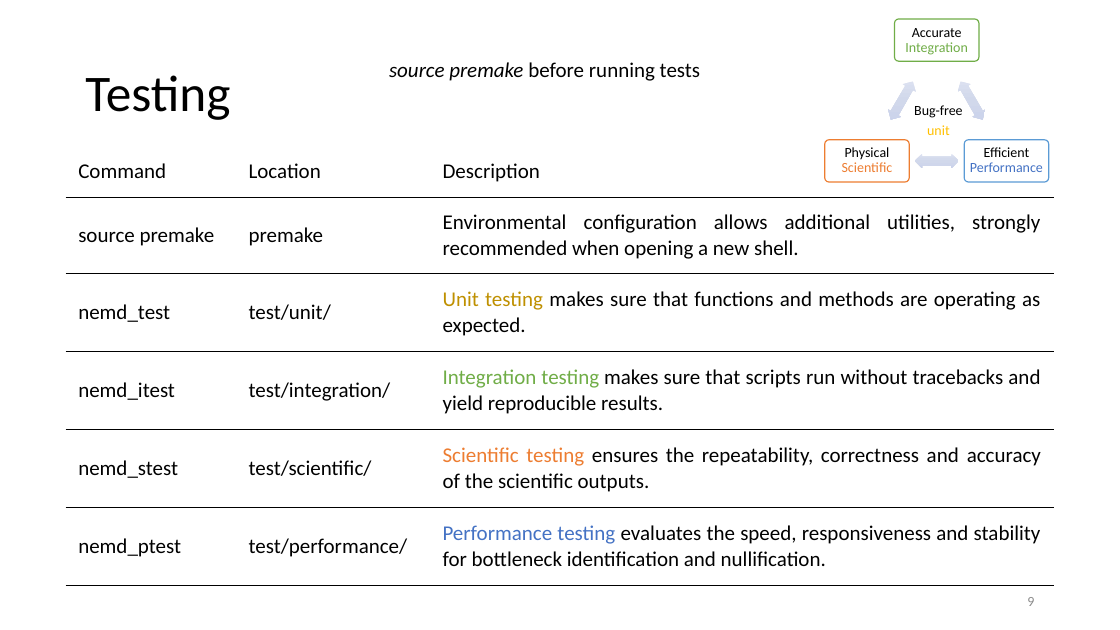
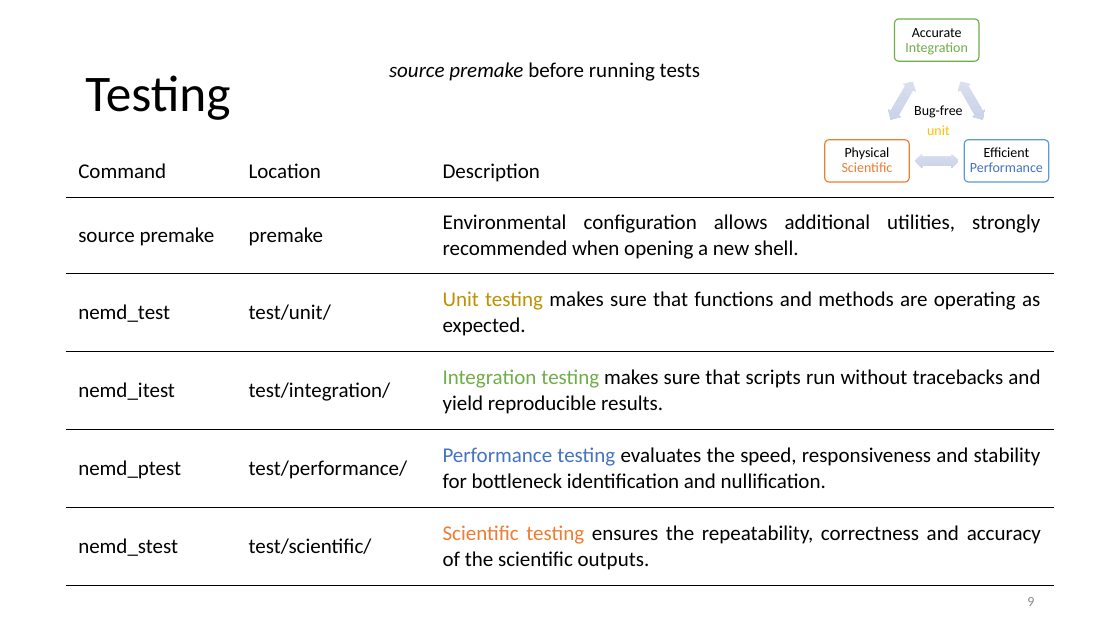
Before and after one commit to zhteg4pvt/nemd, a slide deck: slide 9 of docs/power_point/nemd.pptx. Drawn at 1120x630 pixels with LibreOffice and Linux fonts; fonts in the diff are those of the drawing. Boxes give left, top, right and bottom in pixels: in the first picture for what was removed or moved away, otherwise in the second. Text is boxed around its words. In the diff, an @@ line names an element or a change of style, - is before the commit and + after.

```diff
--- a/docs/power_point/nemd.pptx
+++ b/docs/power_point/nemd.pptx
@@ table at (66, 146, 1054, 584) @@
+row 5: nemd_ptest | test/performance/ | Performance testing evaluates the speed, responsiveness and stability for bottleneck identification and nullification.
-row 6: nemd_ptest | test/performance/ | Performance testing evaluates the speed, responsiveness and stability for bottleneck identification and nullification.
```
Also in this commit, not shown: 1 slide added, 4 other files.
